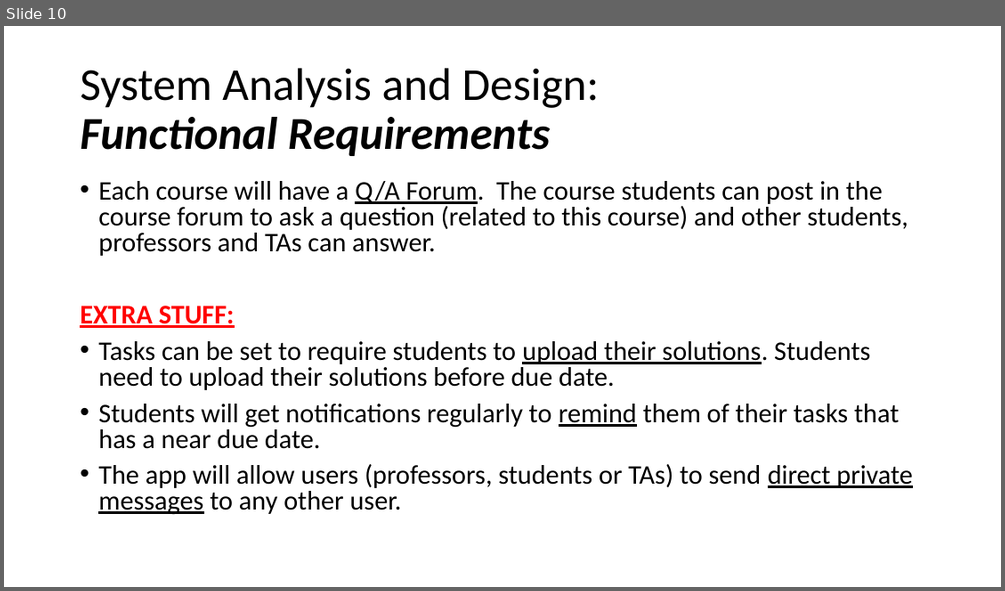
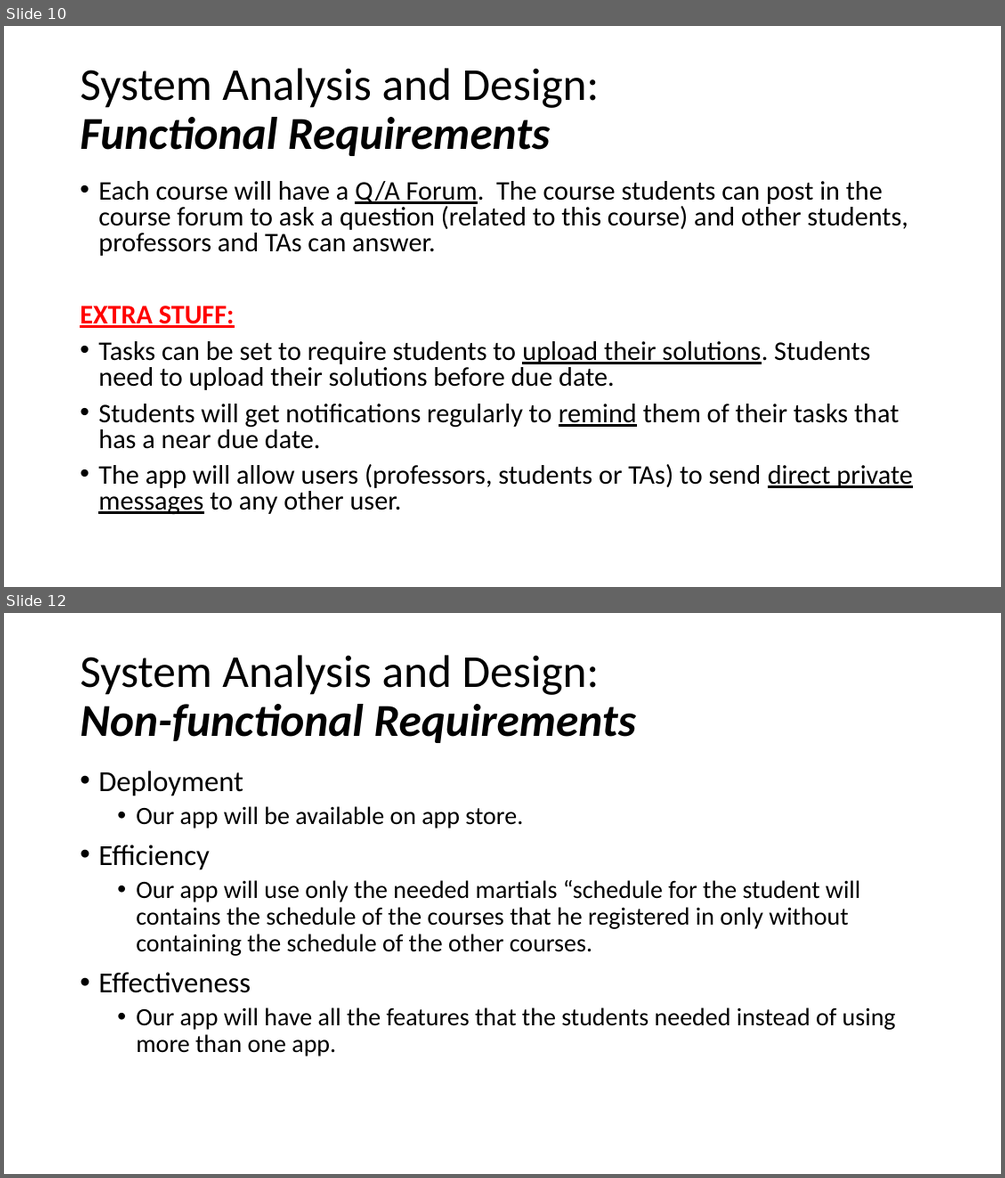
Before and after one commit to FCI-E-campus/fci-e-campus-docs, a slide deck: Mid-year document & presentation/FCI-CU-GP-Midyear-Presentation.pptx. Shown one above the other, each under a label of ours: slide 10 before the commit, slides 10 and 12 after it; the slides between them are not shown. The pictures are 1005x591 and 1005x1178 pixels, drawn with LibreOffice and Linux fonts; fonts in the diff are those of the drawing. Boxes give left, top, right and bottom in pixels: in the first picture for what was removed or moved away, otherwise in the second. Text is boxed around its words. In the diff, an @@ line names an element or a change of style, - is before the commit and + after.

```diff
--- a/Mid-year document & presentation/FCI-CU-GP-Midyear-Presentation.pptx
+++ b/Mid-year document & presentation/FCI-CU-GP-Midyear-Presentation.pptx
@@ slide 12 added at (4, 613, 1001, 1174), background #FFFFFF @@
@@ title added at (80, 655, 636, 743), 44 pt, text #000000, bold, italic @@
+System Analysis and Design:
+Non-functional Requirements
@@ text added at (98, 771, 896, 1056), 24 pt, text #000000 @@
+• Deployment
+  • Our app will be available on app store.
+• Efficiency
+  • Our app will use only the needed martials “schedule for the student will contains the schedule of the courses that he registered in only without containing the schedule of the other courses.
+• Effectiveness
+  • Our app will have all the features that the students needed instead of using more than one app.
```
Also in this commit, not shown: 10 slides changed, 22 other slides added, 2 other files.
